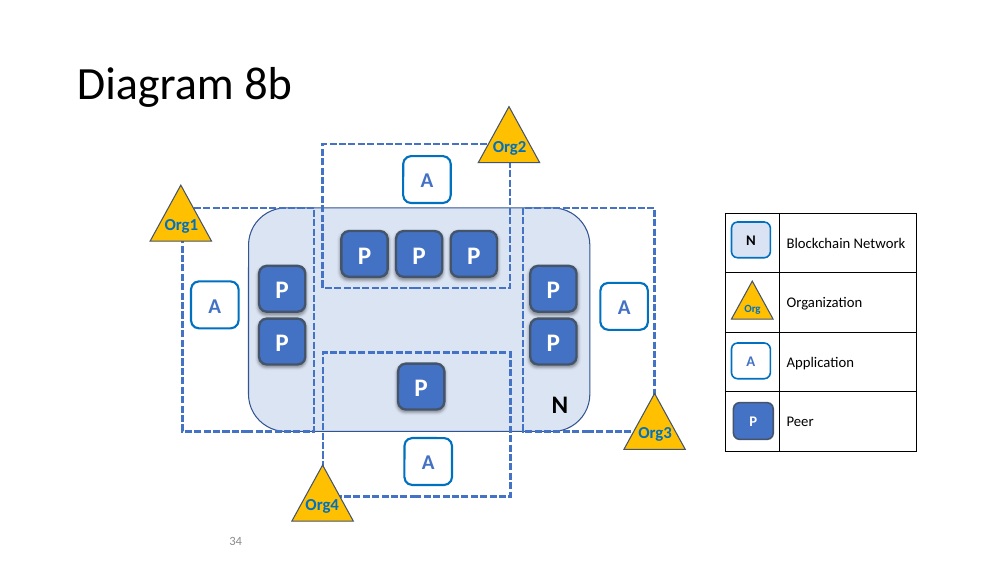
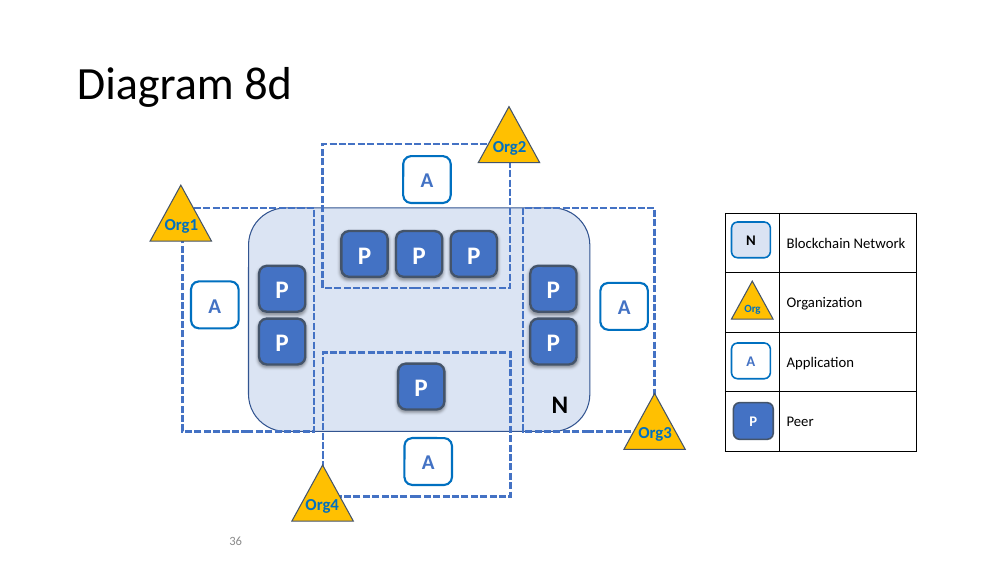
Before and after one commit to FabricTOC/FabricTOC, a slide deck: slide 36 of docs/OtherSourceMaterial/Diagrams.pptx (slide 34 before the commit). Drawn at 1008x567 pixels with LibreOffice and Linux fonts; fonts in the diff are those of the drawing. Boxes give left, top, right and bottom in pixels: in the first picture for what was removed or moved away, otherwise in the second. Text is boxed around its words. In the diff, an @@ line names an element or a change of style, - is before the commit and + after.

```diff
--- a/docs/OtherSourceMaterial/Diagrams.pptx
+++ b/docs/OtherSourceMaterial/Diagrams.pptx
@@ title at (x1=77, y1=67, x2=292, y2=107): text changed @@
-Diagram 8b
+Diagram 8d
@@ page number at (x1=229, y1=536, x2=242, y2=545): text changed @@
-34
+36
```
Also in this commit, not shown: 1 other slide changed, 2 slides added.
